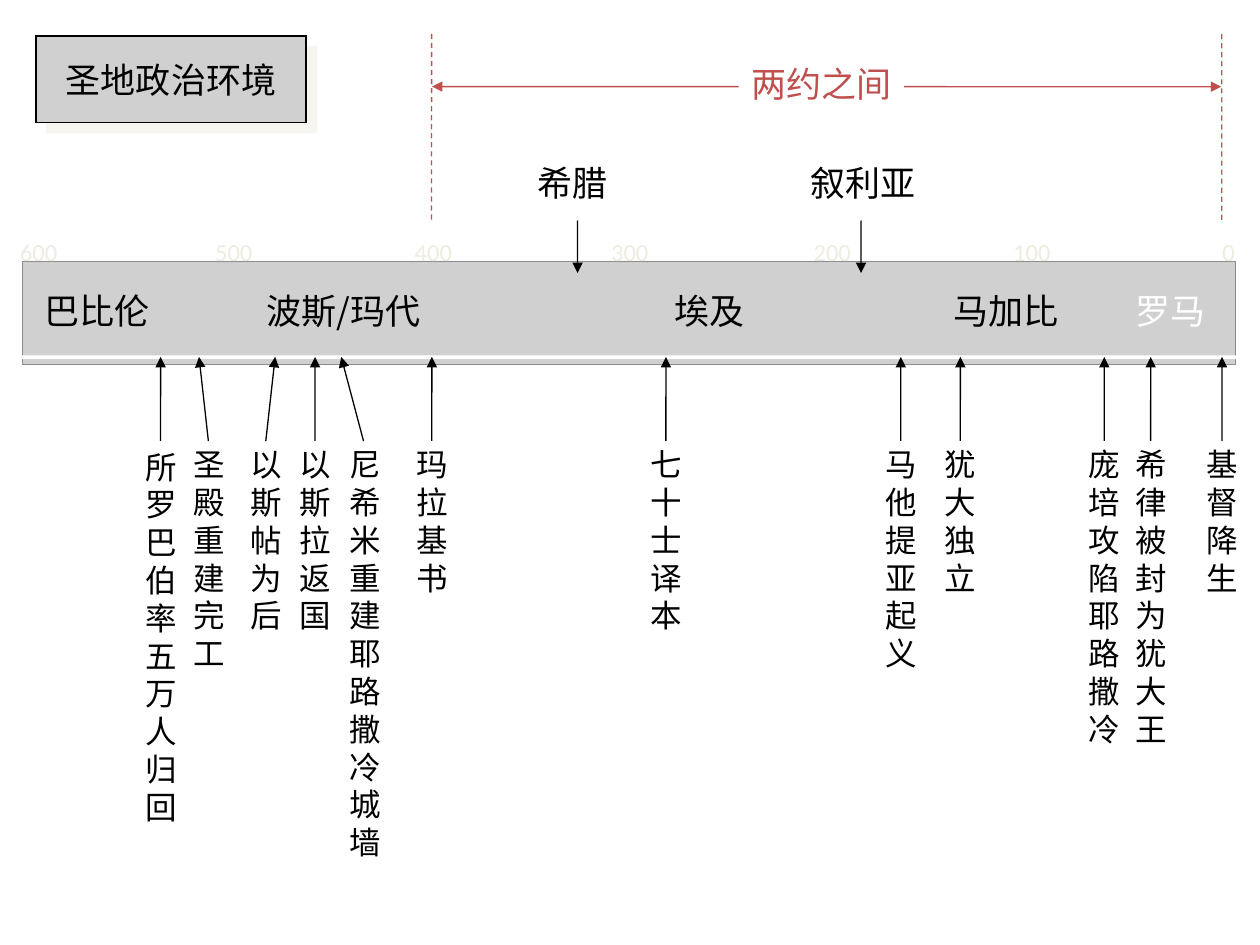
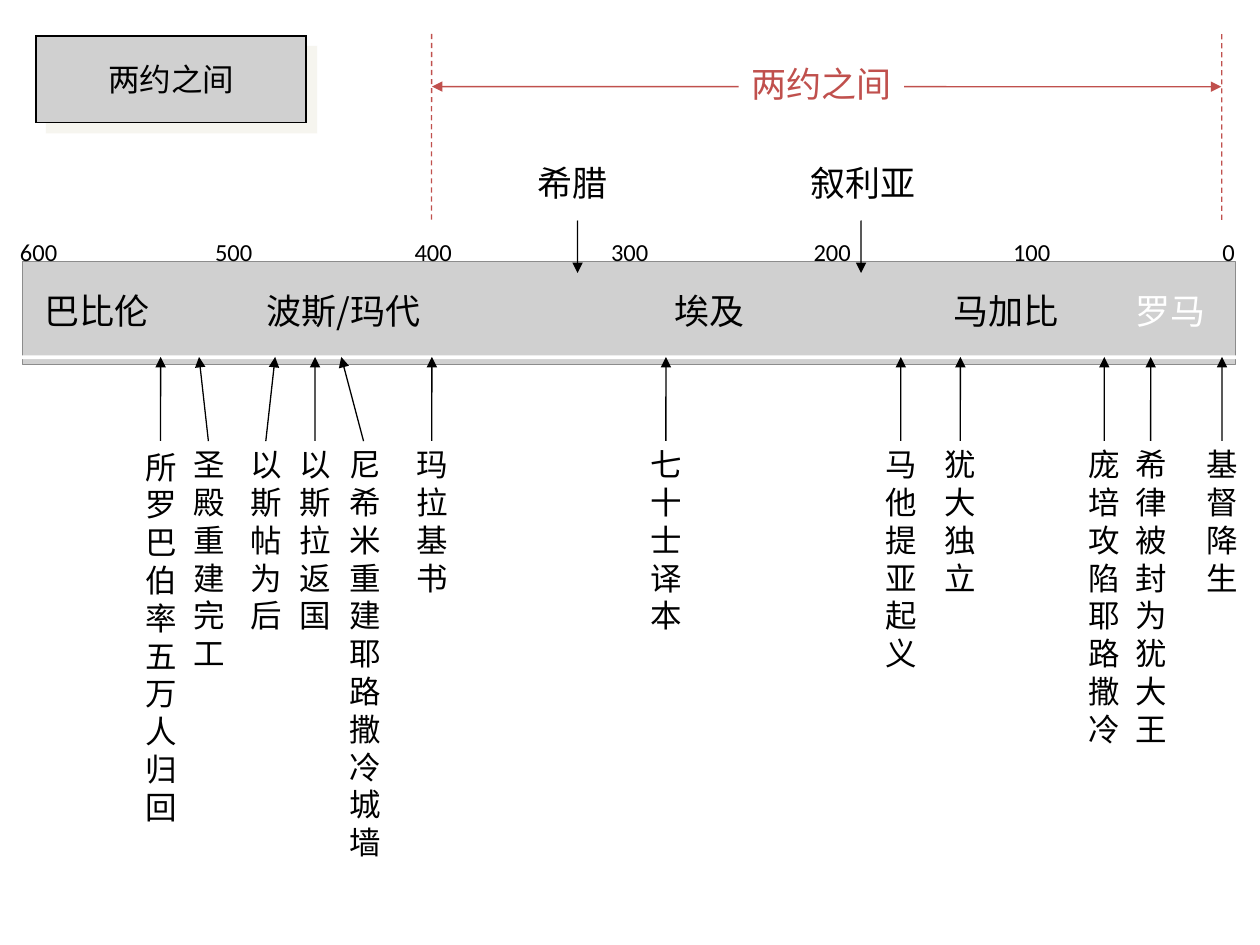
Before and after one commit to zy-hz/my-bible, a slide deck: slide 38 of 课程设计/马可福音查经/PPT/历史背景.ppt (slide 37 before the commit). Drawn at 1260x945 pixels with LibreOffice and Linux fonts; fonts in the diff are those of the drawing; grey boxes stand for pictures. Boxes give left, top, right and bottom in pixels: in the first picture for what was removed or moved away, otherwise in the second. Text is boxed around its words. In the diff, an @@ line names an element or a change of style, - is before the commit and + after.

```diff
--- a/课程设计/马可福音查经/PPT/历史背景.ppt
+++ b/课程设计/马可福音查经/PPT/历史背景.ppt
@@ text in picture at (108, 64, 234, 94): text changed; size 20 to 18 pt; font Noto Sans CJK SC to Arial @@
-圣地政治环境
+两约之间
@@ text colour #EEECE1 to #000000 in 7 elements at (20, 242, 57, 268), (215, 242, 252, 262), (415, 242, 452, 262), (611, 242, 648, 262), (814, 242, 851, 262), (1013, 242, 1050, 262), (1222, 242, 1234, 262) @@
```
Also in this commit, not shown: 15 other slides changed, 2 slides added.
